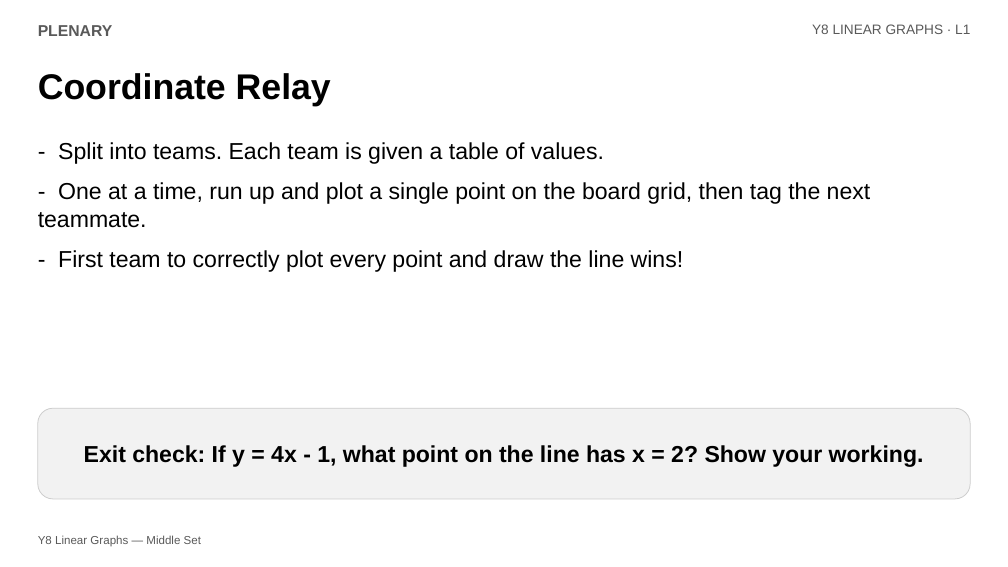
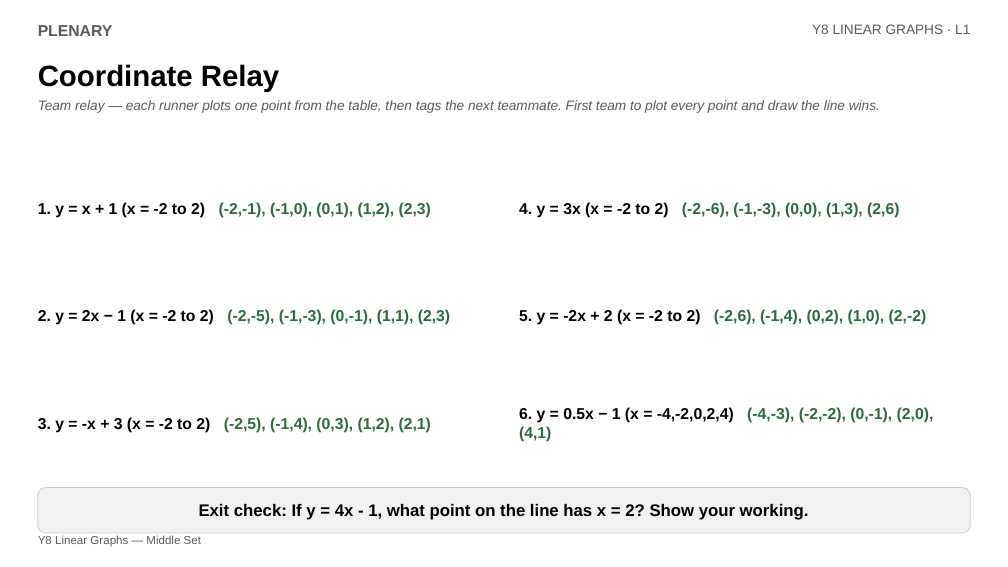
Before and after one commit to Cindylovestoeatfish/5MinuteMathsTeacher, a slide deck: slide 8 of resources/year8/L1_Plotting_StraightLine_Graphs.pptx. Drawn at 1008x567 pixels with LibreOffice and Linux fonts; fonts in the diff are those of the drawing. Boxes give left, top, right and bottom in pixels: in the first picture for what was removed or moved away, otherwise in the second. Text is boxed around its words. In the diff, an @@ line names an element or a change of style, - is before the commit and + after.

```diff
--- a/resources/year8/L1_Plotting_StraightLine_Graphs.pptx
+++ b/resources/year8/L1_Plotting_StraightLine_Graphs.pptx
@@ text "Coordinate Relay": place and size @@
-text "Coordinate Relay" at (38, 73, 331, 107)
+text "Coordinate Relay" at (38, 64, 279, 91)
@@ text "Coordinate Relay" at (38, 64, 279, 91): size 34 to 28 pt @@
@@ text added at (38, 100, 880, 113), 13 pt, text #595959, italic @@
+Team relay — each runner plots one point from the table, then tags the next teammate. First team to plot every point and draw the line wins.
@@ text removed at (38, 142, 871, 272) @@
-- Split into teams. Each team is given a table of values.
-- One at a time, run up and plot a single point on the board grid, then tag the next teammate.
-- First team to correctly plot every point and draw the line wins!
@@ text added at (38, 202, 431, 218), 15 pt, text #2B6B3D, bold @@
+1. y = x + 1 (x = -2 to 2) (-2,-1), (-1,0), (0,1), (1,2), (2,3)
@@ text added at (519, 202, 899, 218), 15 pt, text #2B6B3D, bold @@
+4. y = 3x (x = -2 to 2) (-2,-6), (-1,-3), (0,0), (1,3), (2,6)
@@ text added at (38, 309, 450, 325), 15 pt, text #2B6B3D, bold @@
+2. y = 2x − 1 (x = -2 to 2) (-2,-5), (-1,-3), (0,-1), (1,1), (2,3)
@@ text added at (519, 309, 927, 325), 15 pt, text #2B6B3D, bold @@
+5. y = -2x + 2 (x = -2 to 2) (-2,6), (-1,4), (0,2), (1,0), (2,-2)
@@ text added at (38, 417, 431, 433), 15 pt, text #2B6B3D, bold @@
+3. y = -x + 3 (x = -2 to 2) (-2,5), (-1,4), (0,3), (1,2), (2,1)
@@ text added at (519, 407, 934, 442), 15 pt, text #2B6B3D, bold @@
+6. y = 0.5x − 1 (x = -4,-2,0,2,4) (-4,-3), (-2,-2), (0,-1), (2,0), (4,1)
@@ rounded rectangle "Exit check: If y = ...": place and size @@
-rounded rectangle "Exit check: If y = ..." at (38, 408, 970, 499)
+rounded rectangle "Exit check: If y = ..." at (38, 488, 970, 533)
@@ rounded rectangle "Exit check: If y = ..." at (38, 488, 970, 533): size 22 to 16 pt @@
```
Also in this commit, not shown: 8 other files.
